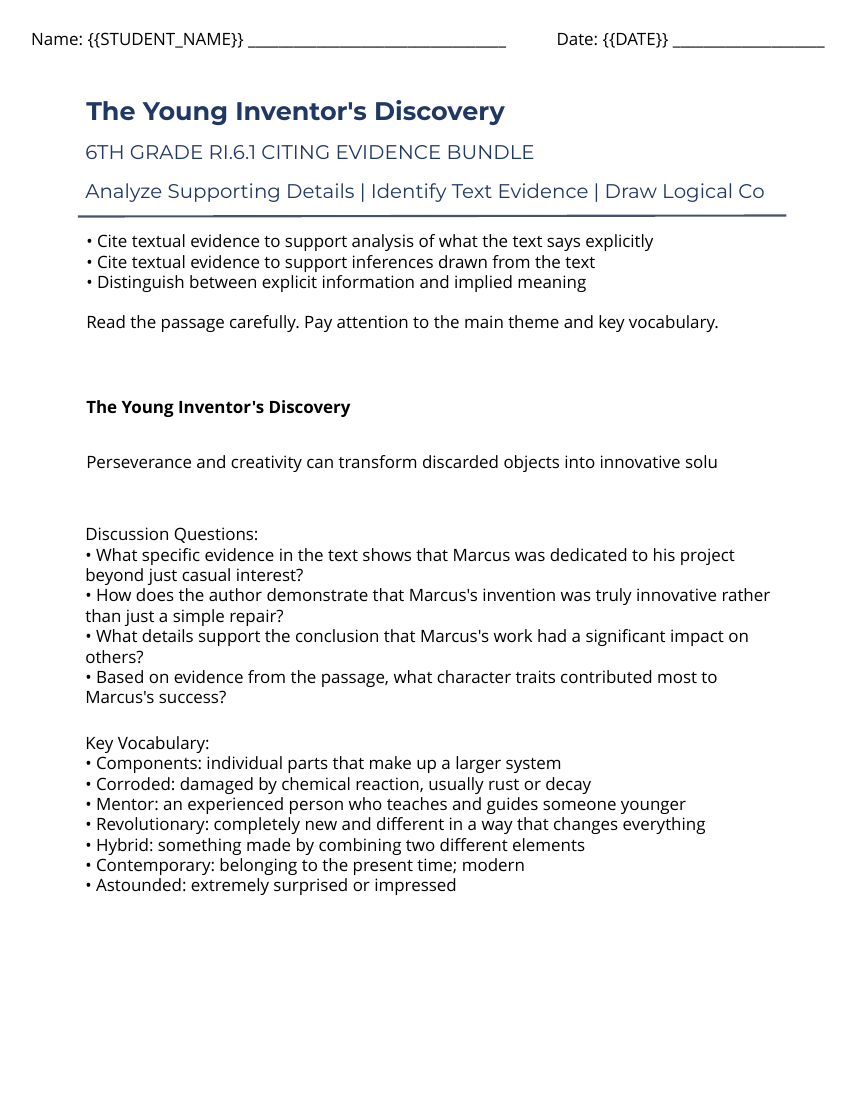
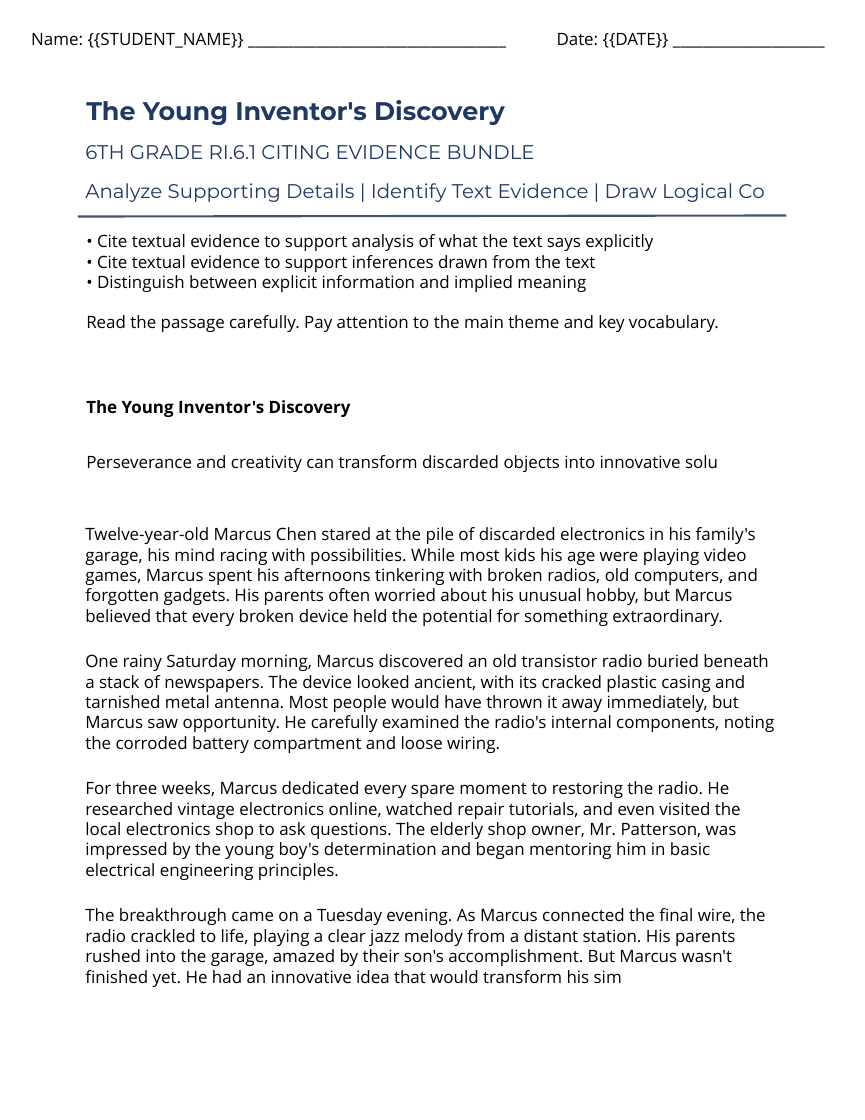
Before and after one commit to buttmazhar844-lang/rbb_engine_backend, a slide deck: slide 1 of rbb-drive/product_2/anchor_reading_passage.pptx. Drawn at 865x1120 pixels with LibreOffice and Linux fonts; fonts in the diff are those of the drawing; background and template pictures are left out. Boxes give left, top, right and bottom in pixels: in the first picture for what was removed or moved away, otherwise in the second. Text is boxed around its words. In the diff, an @@ line names an element or a change of style, - is before the commit and + after.

```diff
--- a/rbb-drive/product_2/anchor_reading_passage.pptx
+++ b/rbb-drive/product_2/anchor_reading_passage.pptx
@@ text at box(85, 527, 775, 987): text changed @@
-Discussion Questions:
-• What specific evidence in the text shows that Marcus was dedicated to his project beyond just casual interest?
-• How does the author demonstrate that Marcus's invention was truly innovative rather than just a simple repair?
-• What details support the conclusion that Marcus's work had a significant impact on others?
-• Based on evidence from the passage, what character traits contributed most to Marcus's success?
-Key Vocabulary:
-• Components: individual parts that make up a larger system
-• Corroded: damaged by chemical reaction, usually rust or decay
-• Mentor: an experienced person who teaches and guides someone younger
-• Revolutionary: completely new and different in a way that changes everything
-• Hybrid: something made by combining two different elements
-• Contemporary: belonging to the present time; modern
-• Astounded: extremely surprised or impressed
+Twelve-year-old Marcus Chen stared at the pile of discarded electronics in his family's garage, his mind racing with possibilities. While most kids his age were playing video games, Marcus spent his afternoons tinkering with broken radios, old computers, and forgotten gadgets. His parents often worried about his unusual hobby, but Marcus believed that every broken device held the potential for something extraordinary.
+One rainy Saturday morning, Marcus discovered an old transistor radio buried beneath a stack of newspapers. The device looked ancient, with its cracked plastic casing and tarnished metal antenna. Most people would have thrown it away immediately, but Marcus saw opportunity. He carefully examined the radio's internal components, noting the corroded battery compartment and loose wiring.
+For three weeks, Marcus dedicated every spare moment to restoring the radio. He researched vintage electronics online, watched repair tutorials, and even visited the local electronics shop to ask questions. The elderly shop owner, Mr. Patterson, was impressed by the young boy's determination and began mentoring him in basic electrical engineering principles.
+The breakthrough came on a Tuesday evening. As Marcus connected the final wire, the radio crackled to life, playing a clear jazz melody from a distant station. His parents rushed into the garage, amazed by their son's accomplishment. But Marcus wasn't finished yet. He had an innovative idea that would transform his sim
```
Also in this commit, not shown: 19 other files.
